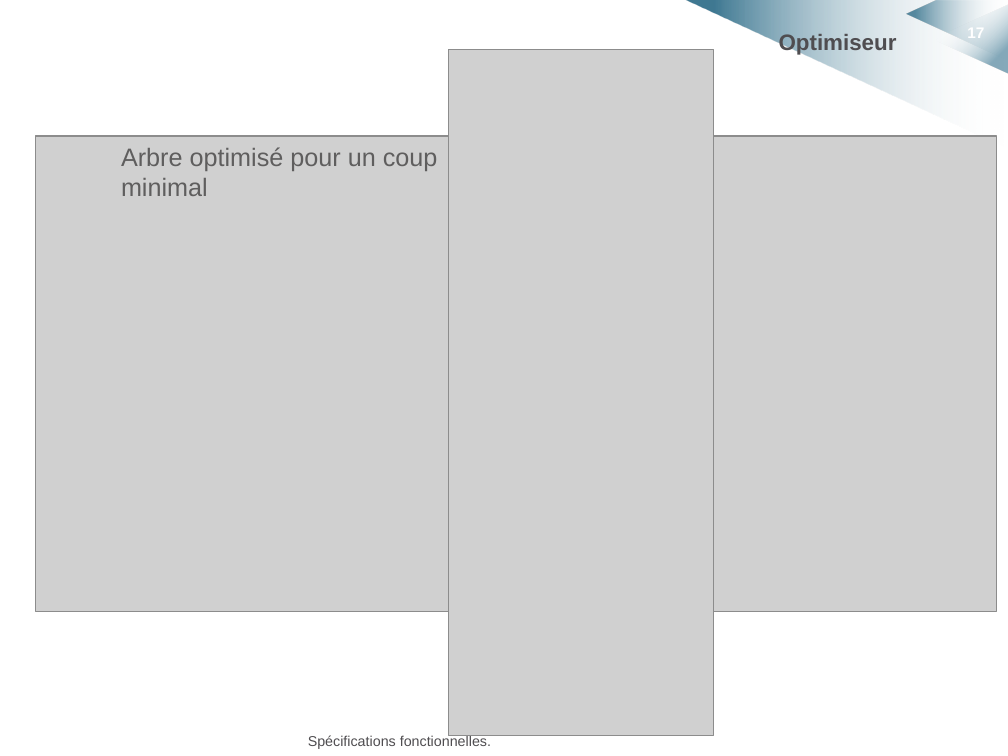
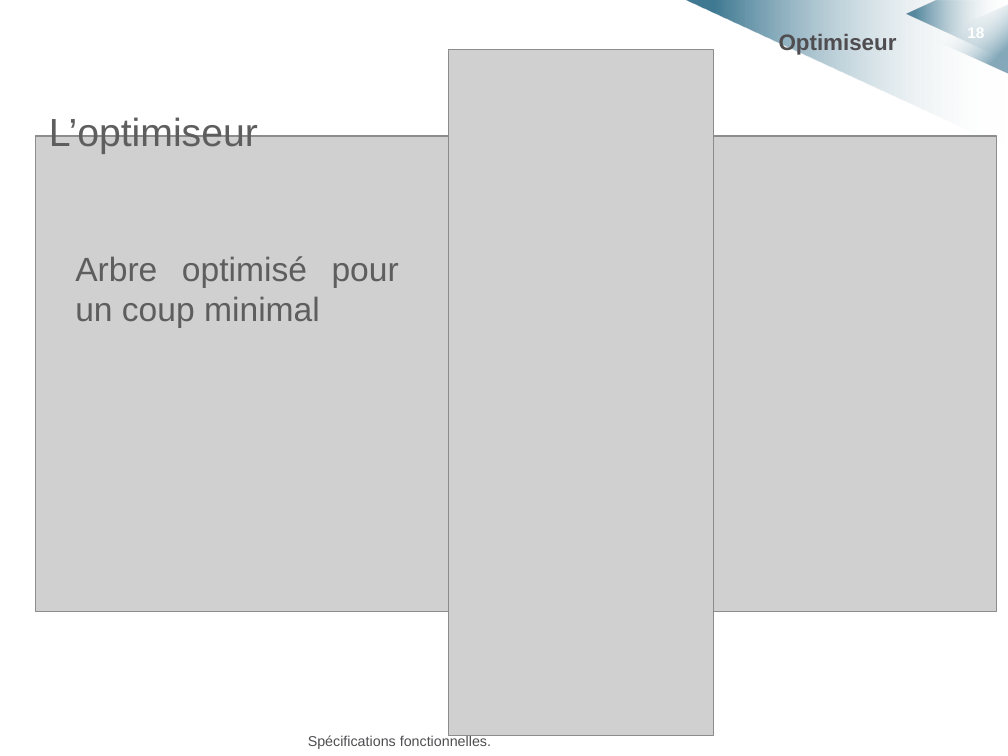
Before and after one commit to HKervadec/korrigolo, a slide deck: slide 18 of soutenances/projet_decembre/soutenance_projet_decembre.pptx (slide 17 before the commit). Drawn at 1008x756 pixels with LibreOffice and Linux fonts; fonts in the diff are those of the drawing; grey boxes stand for pictures; background and template pictures are left out. Boxes give left, top, right and bottom in pixels: in the first picture for what was removed or moved away, otherwise in the second. Text is boxed around its words. In the diff, an @@ line names an element or a change of style, - is before the commit and + after.

```diff
--- a/soutenances/projet_decembre/soutenance_projet_decembre.pptx
+++ b/soutenances/projet_decembre/soutenance_projet_decembre.pptx
@@ page number at (x1=967, y1=24, x2=984, y2=41): text changed @@
-17
+18
@@ text added at (x1=49, y1=115, x2=258, y2=154), 28 pt, text #5F5E5E @@
+L’optimiseur
@@ text "Arbre optimisé pour un coup ..." moved from (x1=121, y1=147, x2=438, y2=196) to (x1=75, y1=256, x2=399, y2=328) @@
@@ text "Arbre optimisé pour un coup ..." at (x1=75, y1=256, x2=399, y2=328): size 18 to 24 pt; alignment left to justified @@
```
Also in this commit, not shown: 15 other slides changed, 6 slides added, 4 slides removed, 3 other files.
